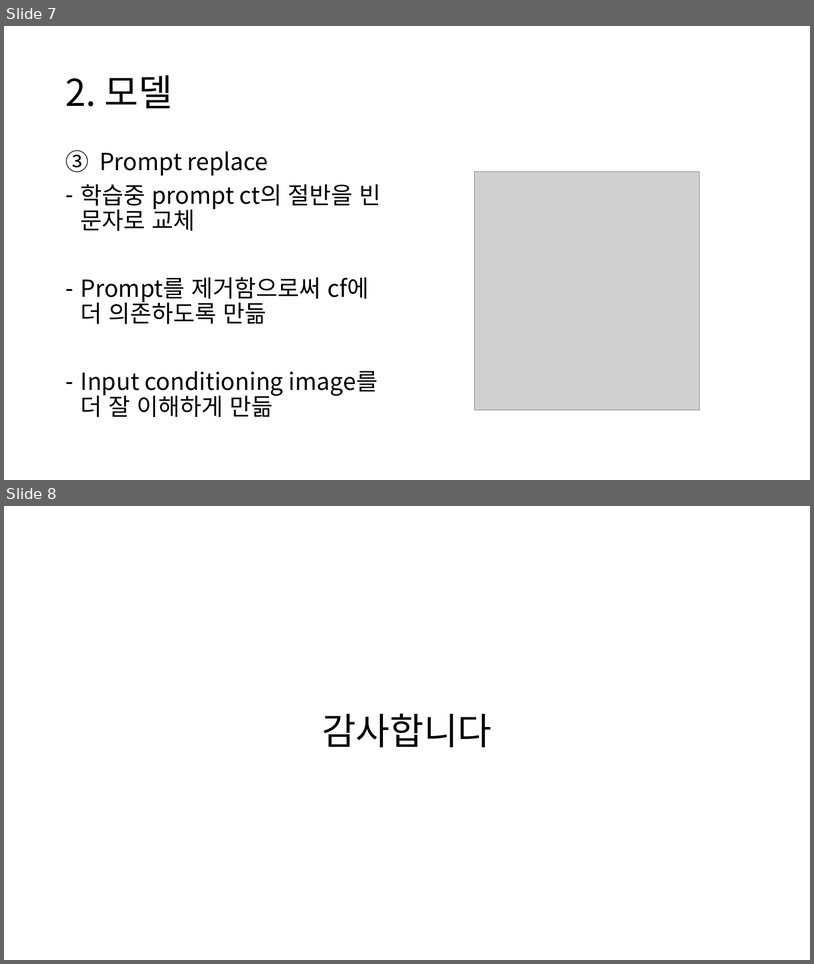
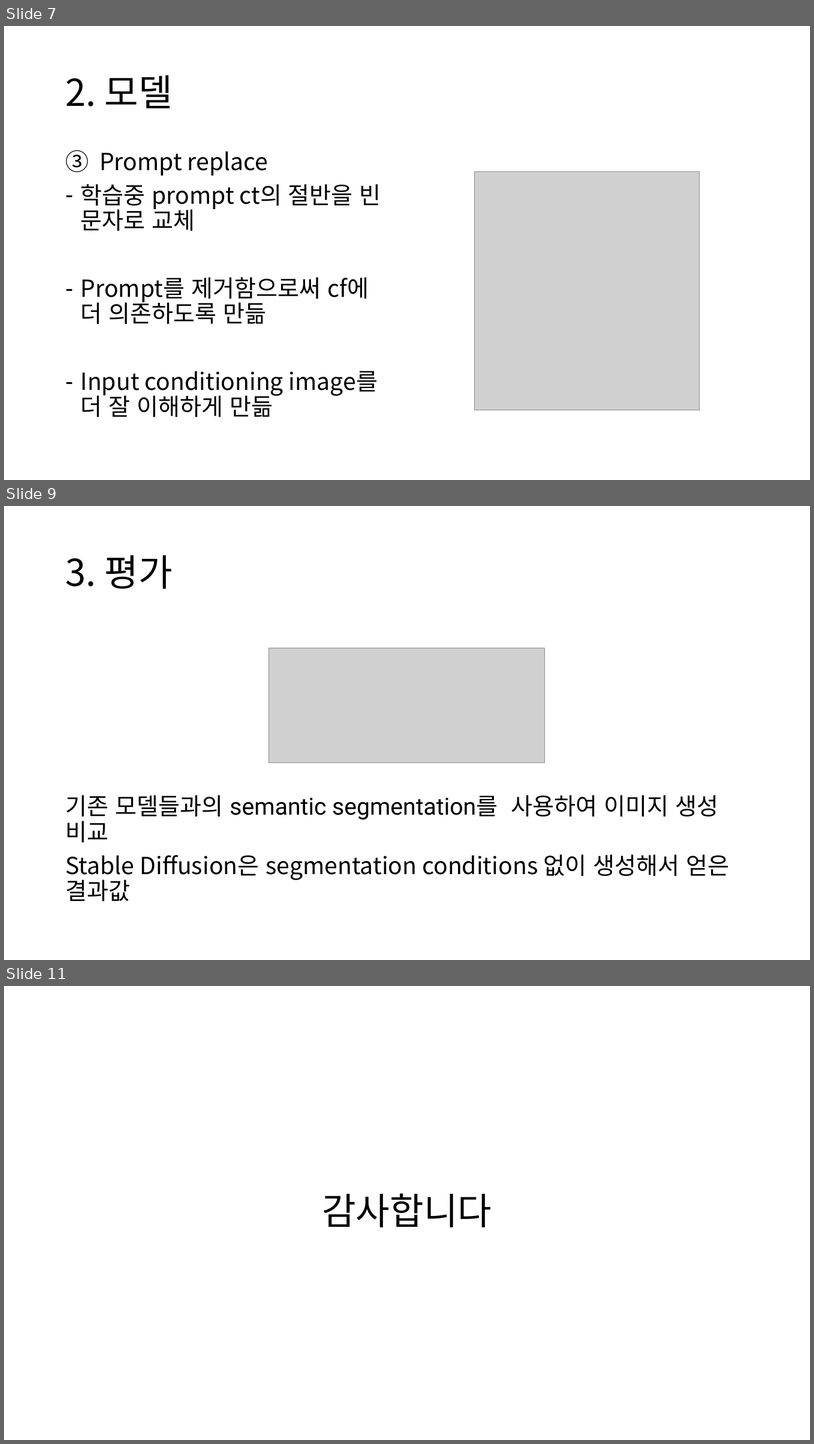
Before and after one commit to chroion/paper-review, a slide deck: Adding Conditional Control to Text-to-Image Diffusion Models/Adding Conditional Control to Text-to-Image Diffusion Models.pptx. Shown one above the other, each under a label of ours: slides 7 and 8 before the commit, slides 7, 9 and 11 after it; the slides between them are not shown. The pictures are 814x964 and 814x1444 pixels, drawn with LibreOffice and Linux fonts; fonts in the diff are those of the drawing; grey boxes stand for pictures. Boxes give left, top, right and bottom in pixels: in the first picture for what was removed or moved away, otherwise in the second. Text is boxed around its words. In the diff, an @@ line names an element or a change of style, - is before the commit and + after.

```diff
--- a/Adding Conditional Control to Text-to-Image Diffusion Models/Adding Conditional Control to Text-to-Image Diffusion Models.pptx
+++ b/Adding Conditional Control to Text-to-Image Diffusion Models/Adding Conditional Control to Text-to-Image Diffusion Models.pptx
@@ slide 9 added at <box>4,506,810,960</box>, background #FFFFFF @@
@@ title added at <box>65,555,173,589</box>, 44 pt, text #000000 @@
+3. 평가
@@ picture added at <box>270,648,545,763</box> @@
@@ text added at <box>65,795,729,901</box>, 28 pt, text #000000 @@
+기존 모델들과의 semantic segmentation를 사용하여 이미지 생성 비교
+Stable Diffusion은 segmentation conditions 없이 생성해서 얻은 결과값
@@ what was slide 8 is now slide 11 @@
```
Also in this commit, not shown: 2 other slides added.
